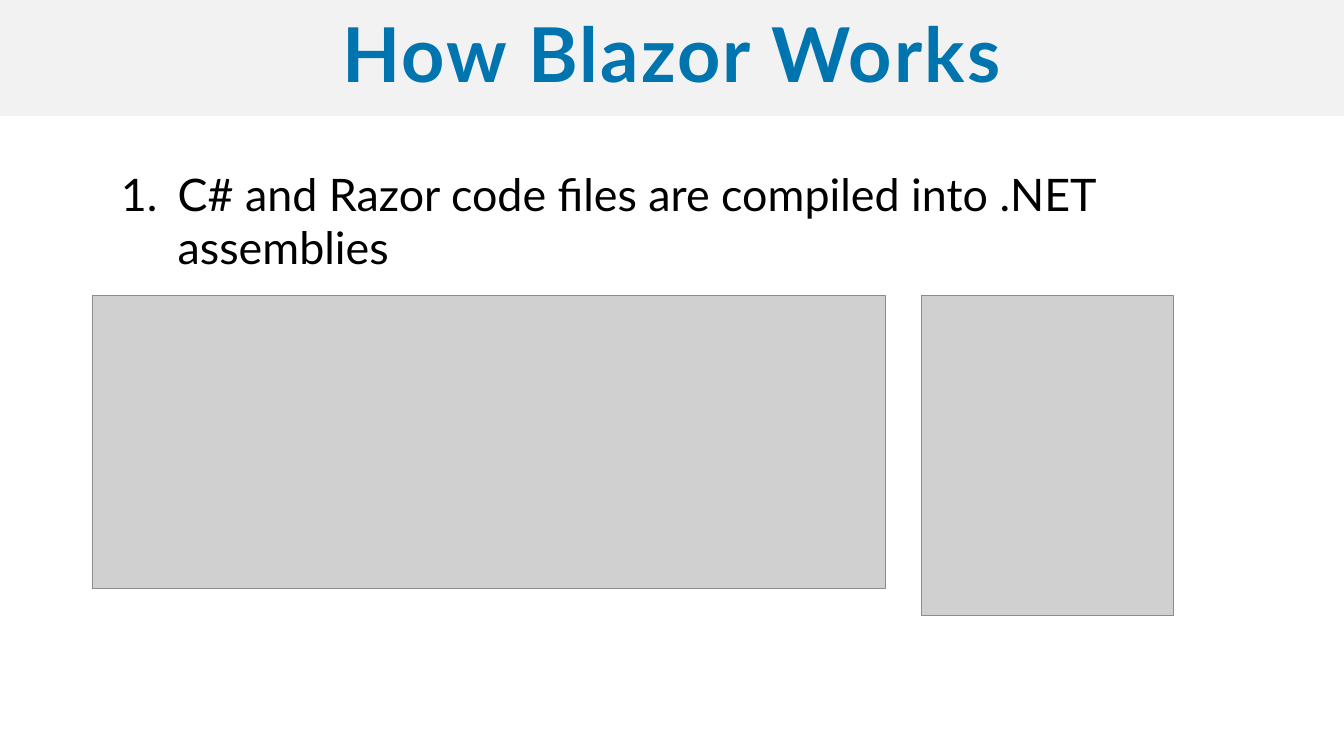
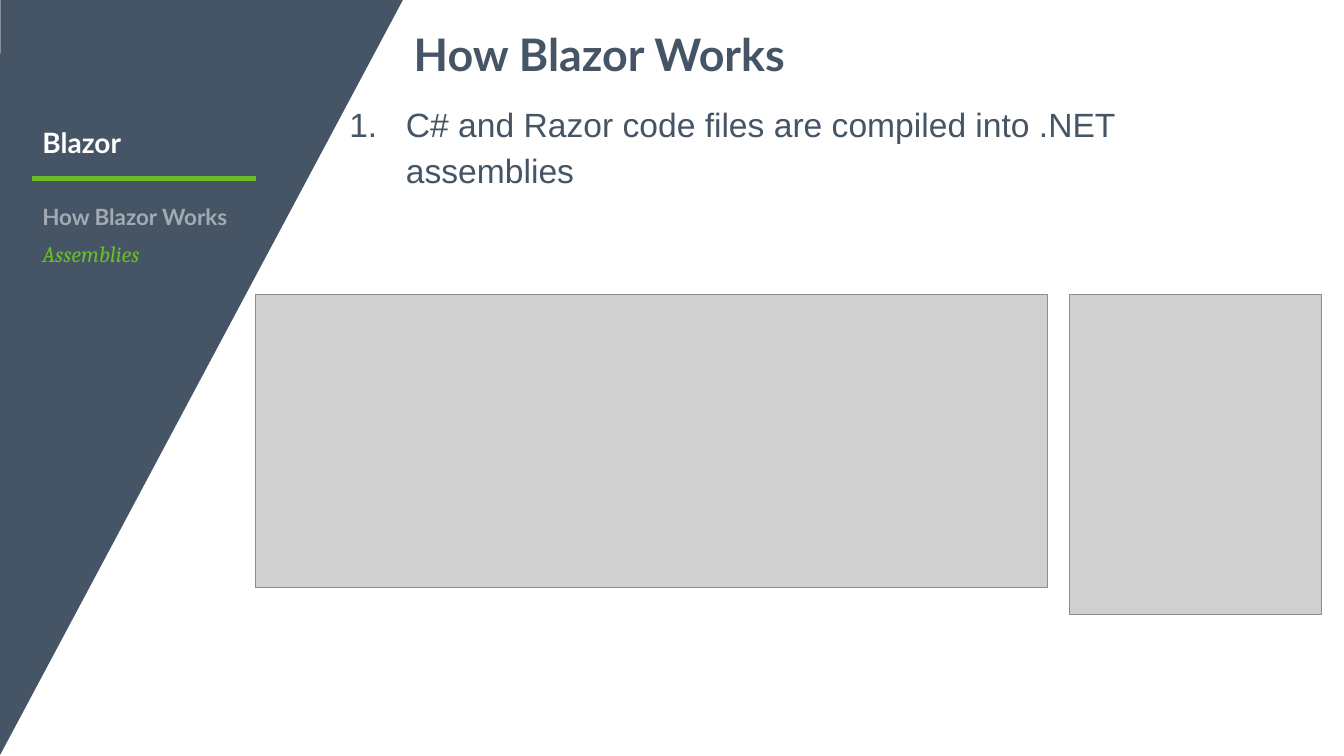
Before and after one commit to sujithq/DevCruiseBlazor, a slide deck: slide 7 of Blazor.pptx (slide 6 before the commit). Drawn at 1344x756 pixels with LibreOffice and Linux fonts; fonts in the diff are those of the drawing; grey boxes stand for pictures; background and template pictures are left out. Boxes give left, top, right and bottom in pixels: in the first picture for what was removed or moved away, otherwise in the second. Text is boxed around its words. In the diff, an @@ line names an element or a change of style, - is before the commit and + after.

```diff
--- a/Blazor.pptx
+++ b/Blazor.pptx
@@ freeform shape added at (0,0,403,756), fill #455565 @@
@@ text "How Blazor Works": place and size @@
-text "How Blazor Works" at (0,0,1344,116)
+text "How Blazor Works" at (414,37,784,72)
@@ text "How Blazor Works" at (414,37,784,72): size 54 to 32 pt, text colour #0074AF to #455565, letter spacing 1.6 to 0 pt; alignment centre to left; line spacing 0.9 to 0.8; more space between paragraphs; vertical alignment middle to top; fill #F2F2F2 to none @@
@@ text "C# and Razor code files ...": place and size @@
-text "C# and Razor code files ..." at (178,178,1097,265)
+text "C# and Razor code files ..." at (406,112,1116,184)
@@ text "C# and Razor code files ..." at (406,112,1116,184): size 32 to 24 pt, font Lato to Arial, text colour #000000 to #455565; line spacing 1 to 1.14; more space between paragraphs @@
@@ text added at (42,132,121,153), 20 pt, text #FFFFFF, bold @@
+Blazor
@@ line added from (32, 178) to (256, 178), #69BE28 3 pt @@
@@ text added at (42,208,227,262), 16 pt, text #A2AAB2, bold @@
+How Blazor Works
+Assemblies
@@ picture: place and size @@
-picture at (93,295,885,589)
+picture at (255,294,1048,588)
@@ picture: place and size @@
-picture at (922,295,1174,616)
+picture at (1071,294,1323,615)
```
Also in this commit, not shown: 22 other slides changed, 8 slides added, 7 slides removed, 2 other files.
